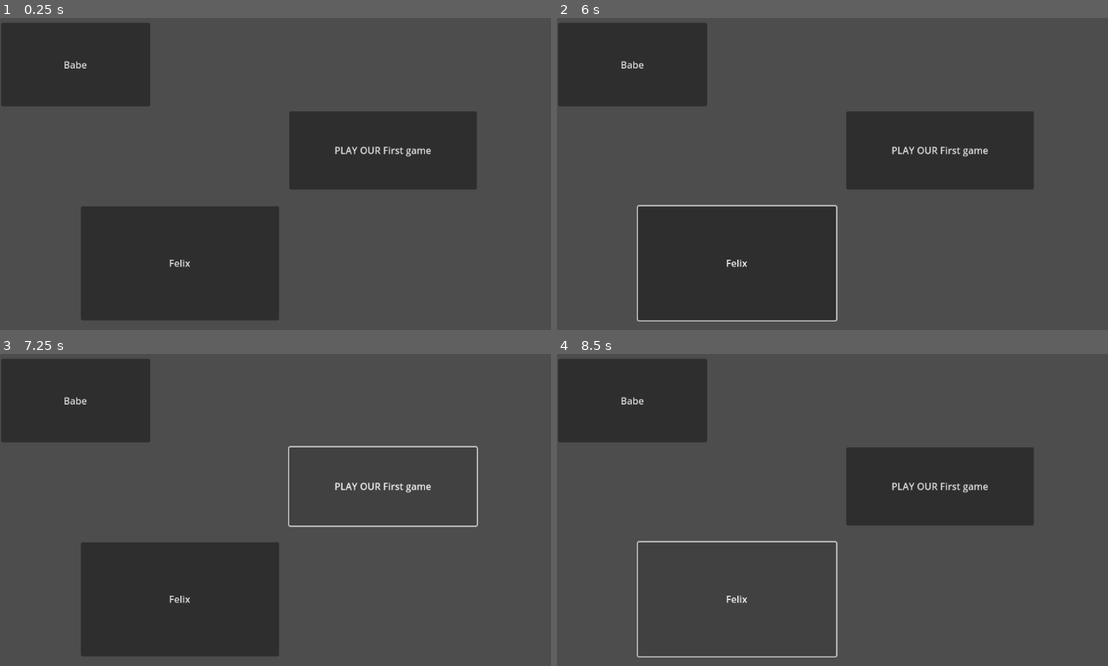
Above: before the commit, frames 1-4 (two rows, left to right).
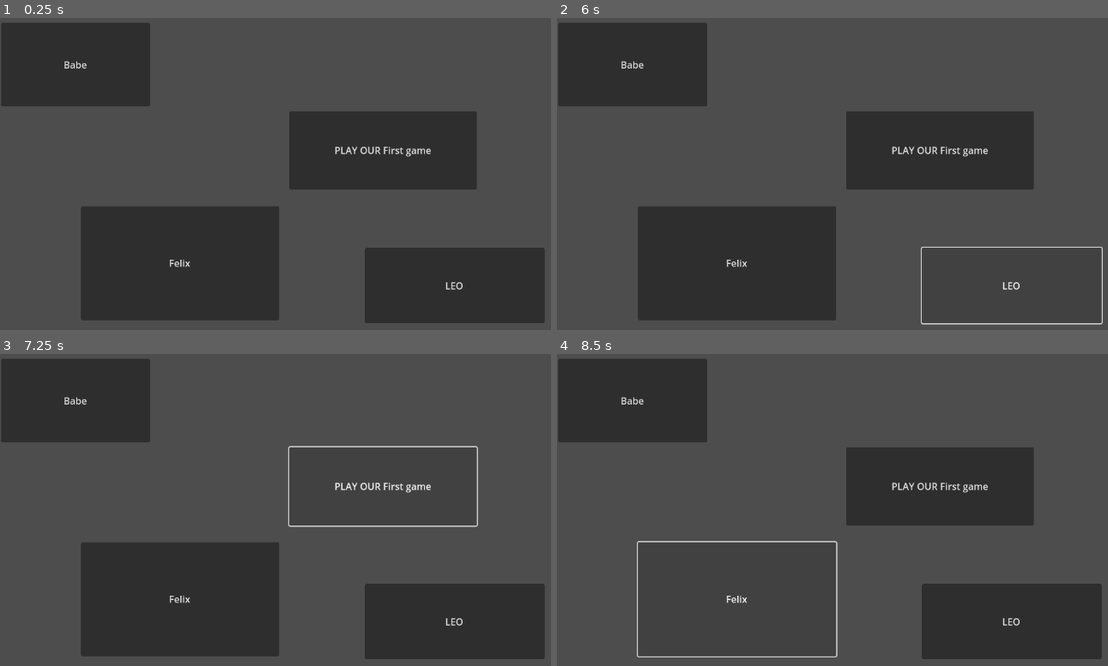
Above: after the commit, the same moments.

Repository: chemicallove123/VerCon
Game: Godot game, scene res://node_2d.tscn
Same seed, same stepped clock (60 frames per second), same inputs: the game is played once before the commit and once after it.
Inputs (mouse positions are in pixels of both pictures, inside the frame that each line leads up to):
- Up to frame 1 (0.25 s): no input
- Up to frame 2 (6 s): click (1014, 286) at 0.5 s, where only the run after the commit has a clickable "LEO"; click "PLAY OUR First game" at 1.25 s; click "PLAY OUR First game" at 2 s; click "Babe" at 2.75 s; click "Felix" at 3.5 s; click "Babe" at 4.25 s; click "Felix" at 5 s; click (1014, 286) at 5.75 s, where only the run after the commit has a clickable "LEO"
- Up to frame 3 (7.25 s): click "PLAY OUR First game" at 6.5 s
- Up to frame 4 (8.5 s): click "Babe" at 7.25 s; click "Felix" at 8 s

The runs differ from the first frame. In frame 1, 7.8% of the frame differs, in the area x 66-99%, y 73-98%; in frame 2, 1.1%; in frame 3, 7.8%; in frame 4, 7.8%.

Commit message:
Update node_2d.tscn

Diff:
--- a/node_2d.tscn
+++ b/node_2d.tscn
@@ -26,3 +26,10 @@
 offset_right = 495.0
 offset_bottom = 518.0
 text = "Felix"
+
+[node name="Button4" type="Button" parent="."]
+offset_left = 639.0
+offset_top = 396.0
+offset_right = 941.0
+offset_bottom = 523.0
+text = "LEO"
